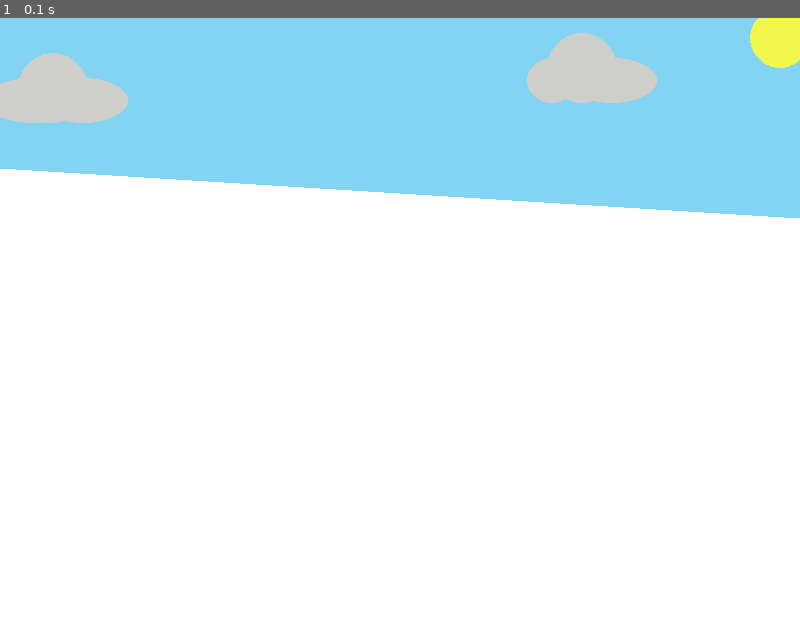
Above: before the commit, frame 1.
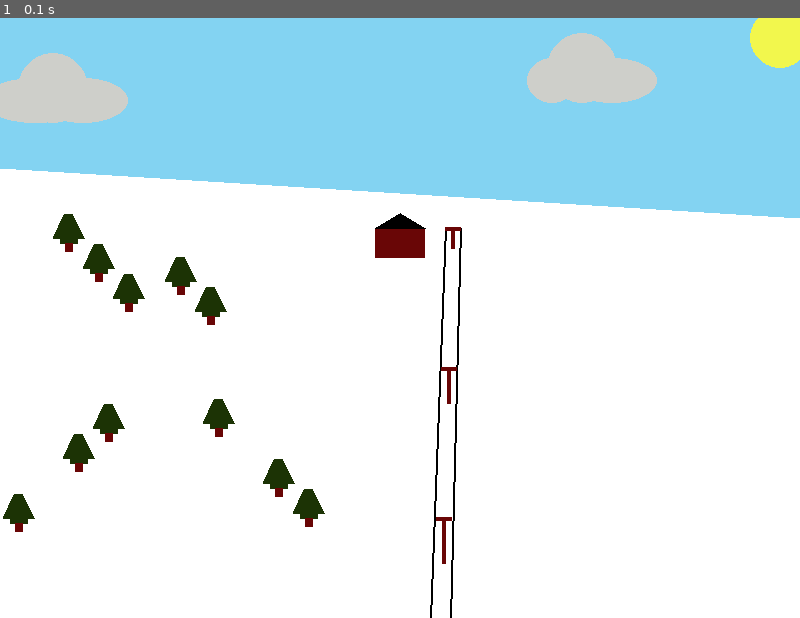
Above: after the commit, the same moment.

Repository: MCBoarder289/PythonArcadeGames
Game: pygame game, started from Labs/Chapter 5 - Lab.py
Two runs of this game, one before a commit and one after it. Both use one fixed random seed, a clock stepped at 60 frames per second and the inputs below.
Inputs:
- Up to frame 1 (0.1 s): no input

The runs differ from the first frame. In frame 1, 2.4% of the frame differs, in the area x 0-58%, y 32-100%.

Commit message:
Starting Chapter 5

Diff:
--- a/Labs/Chapter 5 - Lab.py
+++ b/Labs/Chapter 5 - Lab.py
@@ -47,7 +47,6 @@
 cloud2width = random.randrange(100, cloud_widthlim)
 cloud2height = random.randrange(50, cloud_heightlim)
 
-
 pygame.display.set_caption("Ski Scene - Ch. 5 Lab")
 
 # Set Frame Rate
@@ -114,8 +113,136 @@
         x_offset += 20
         y_offset += 25
 
-    # pygame.draw.ellipse(screen, CLOUDS, [cloud2x, cloud2y, cloud2width, cloud2height], 0)
-
+    # Draw Lodge -------------------------
+    pygame.draw.rect(screen, LODGE_BASE, [375, 210, 50, 30], 0)
+    pygame.draw.polygon(screen, BLACK, [(375, 210), (400, 195), (425, 210)], 0)
+
+    # Draw Lift Lines --------------------
+    pygame.draw.polygon(screen, BLACK, [(430, 600), (445, 210), (460, 210), (450, 600)], 2)
+    # Draw Lift Poles --------------------
+    pygame.draw.line(screen, LODGE_BASE, (445, 210), (460, 210), 4)
+    pygame.draw.line(screen, LODGE_BASE, (452.5, 210), (452.5, 230), 4)
+
+    pygame.draw.line(screen, LODGE_BASE, (441, 350), (456, 350), 4)
+    pygame.draw.line(screen, LODGE_BASE, (448.5, 350), (448.5, 385), 4)
+
+    pygame.draw.line(screen, LODGE_BASE, (436, 500), (451, 500), 4)
+    pygame.draw.line(screen, LODGE_BASE, (443.5, 500), (443.5, 545), 4)
+
+    # Draw Trees -----------------------------
+    # pygame.draw.polygon(screen, GREEN, [(202, 298), (202, 295), (198, 295), (205, 280), (210, 280), (217, 295),
+    #                                    (213, 295), (213, 298)], 0)
+    # pygame.draw.line(screen, LODGE_BASE, (207.5, 298), (207.5, 303), 5)
+
+    x_offset = 0
+    y_offset = 0
+    initial_x = 202
+    initial_y = 298
+    mult = 0.8
+
+    for i in range(2):
+        pygame.draw.polygon(screen, GREEN,
+                            [(initial_x, initial_y), (initial_x, initial_y - (6*mult)), (initial_x - (8*mult), initial_y - (6*mult)),
+                             (initial_x + (6*mult), initial_y - (36*mult)), (initial_x + (16*mult), initial_y - (36*mult)),
+                             (initial_x + (30*mult), initial_y - (6*mult)), (initial_x + (22*mult), initial_y - (6*mult)),
+                             (initial_x + (22*mult), initial_y)], 0)
+        pygame.draw.line(screen, LODGE_BASE, (((initial_x + initial_x + (22*mult)) / 2), initial_y),
+                         (((initial_x + initial_x + (22*mult)) / 2), initial_y + (10*mult)), int(10*mult))
+        x_offset -= 30
+        y_offset -= 30
+        initial_x = initial_x + x_offset
+        initial_y = initial_y + y_offset
+
+    x_offset = 0
+    y_offset = 0
+    initial_x = 120
+    initial_y = 285
+    mult = 0.8
+
+    for i in range(3):
+        pygame.draw.polygon(screen, GREEN,
+                            [(initial_x, initial_y), (initial_x, initial_y - (6 * mult)),
+                             (initial_x - (8 * mult), initial_y - (6 * mult)),
+                             (initial_x + (6 * mult), initial_y - (36 * mult)),
+                             (initial_x + (16 * mult), initial_y - (36 * mult)),
+                             (initial_x + (30 * mult), initial_y - (6 * mult)),
+                             (initial_x + (22 * mult), initial_y - (6 * mult)),
+                             (initial_x + (22 * mult), initial_y)], 0)
+        pygame.draw.line(screen, LODGE_BASE, (((initial_x + initial_x + (22 * mult)) / 2), initial_y),
+                         (((initial_x + initial_x + (22 * mult)) / 2), initial_y + (10 * mult)), int(10 * mult))
+        x_offset -= 30
+        y_offset -= 30
+        initial_x = initial_x + x_offset
+        initial_y = initial_y + y_offset
+        x_offset = 0
+        y_offset = 0
+
+    x_offset = 0
+    y_offset = 0
+    initial_x = 100
+    initial_y = 415
+    mult = 0.8
+
+    for i in range(3):
+        pygame.draw.polygon(screen, GREEN,
+                            [(initial_x, initial_y), (initial_x, initial_y - (6 * mult)),
+                             (initial_x - (8 * mult), initial_y - (6 * mult)),
+                             (initial_x + (6 * mult), initial_y - (36 * mult)),
+                             (initial_x + (16 * mult), initial_y - (36 * mult)),
+                             (initial_x + (30 * mult), initial_y - (6 * mult)),
+                             (initial_x + (22 * mult), initial_y - (6 * mult)),
+                             (initial_x + (22 * mult), initial_y)], 0)
+        pygame.draw.line(screen, LODGE_BASE, (((initial_x + initial_x + (22 * mult)) / 2), initial_y),
+                         (((initial_x + initial_x + (22 * mult)) / 2), initial_y + (10 * mult)), int(10 * mult))
+        x_offset -= 30
+        y_offset += 30
+        initial_x = initial_x + x_offset
+        initial_y = initial_y + y_offset
+
+    x_offset = 0
+    y_offset = 0
+    initial_x = 300
+    initial_y = 500
+    mult = 0.8
+
+    for i in range(3):
+        pygame.draw.polygon(screen, GREEN,
+                            [(initial_x, initial_y), (initial_x, initial_y - (6 * mult)),
+                             (initial_x - (8 * mult), initial_y - (6 * mult)),
+                             (initial_x + (6 * mult), initial_y - (36 * mult)),
+                             (initial_x + (16 * mult), initial_y - (36 * mult)),
+                             (initial_x + (30 * mult), initial_y - (6 * mult)),
+                             (initial_x + (22 * mult), initial_y - (6 * mult)),
+                             (initial_x + (22 * mult), initial_y)], 0)
+        pygame.draw.line(screen, LODGE_BASE, (((initial_x + initial_x + (22 * mult)) / 2), initial_y),
+                         (((initial_x + initial_x + (22 * mult)) / 2), initial_y + (10 * mult)), int(10 * mult))
+        x_offset -= 30
+        y_offset -= 30
+        initial_x = initial_x + x_offset
+        initial_y = initial_y + y_offset
+
+
+
+
+    ''' Multiplication attempt
+    pygame.draw.polygon(screen, GREEN,
+                        [(initial_x, initial_y), (initial_x, initial_y - 6), (initial_x - 8, initial_y - 6),
+                         (initial_x + 6, initial_y - 36), (initial_x + 16, initial_y - 36),
+                         (initial_x + 30, initial_y - 6), (initial_x + 22, initial_y - 6),
+                         (initial_x + 22, initial_y)], 0)
+    pygame.draw.line(screen, LODGE_BASE, (((initial_x + initial_x + 22) / 2), initial_y),
+                     (((initial_x + initial_x + 22) / 2), initial_y + 10), 10)
+
+    '''
+    ''' Original Pattern
+    pygame.draw.polygon(screen, GREEN, [(initial_x, initial_y), (initial_x, initial_y-3), (initial_x - 4, initial_y-3),
+                                        (initial_x+3, initial_y-18), (initial_x+8,  initial_y-18),
+                                        (initial_x+15, initial_y-3), (initial_x+11, initial_y-3),
+                                        (initial_x+11, initial_y)], 0)
+    pygame.draw.line(screen, LODGE_BASE, (((initial_x+initial_x+11)/2), initial_y),
+                                         (((initial_x+initial_x+11)/2), initial_y+5), 5)
+
+    '''
     # ALL CODE TO DRAW SHOULD BE ABOVE THIS COMMENT
     pygame.display.flip()
     # Limit to 20 frames per second
